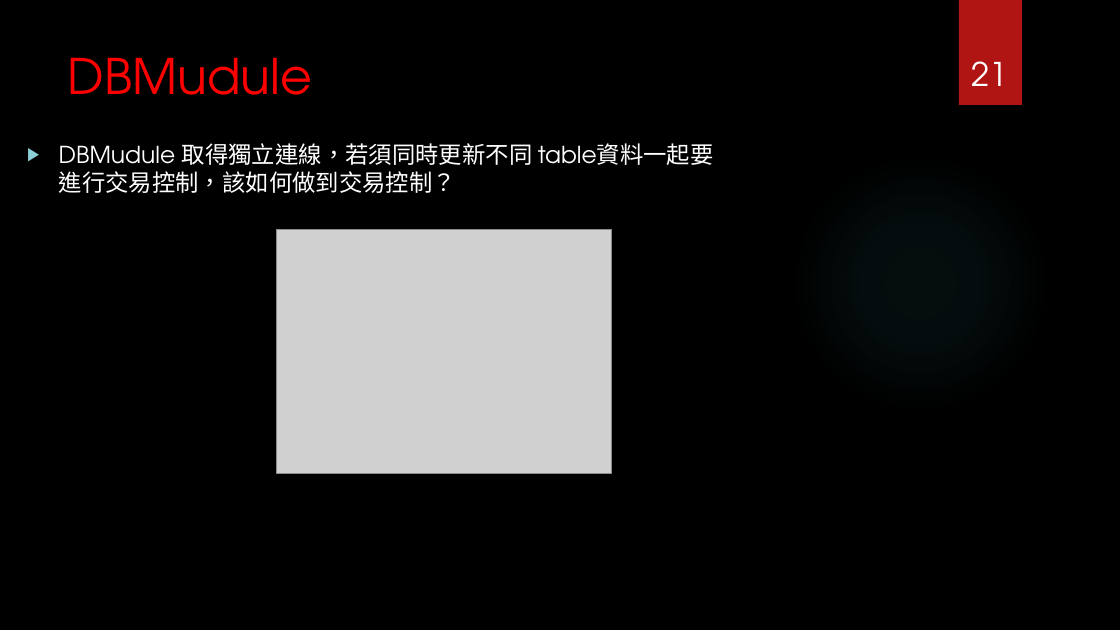
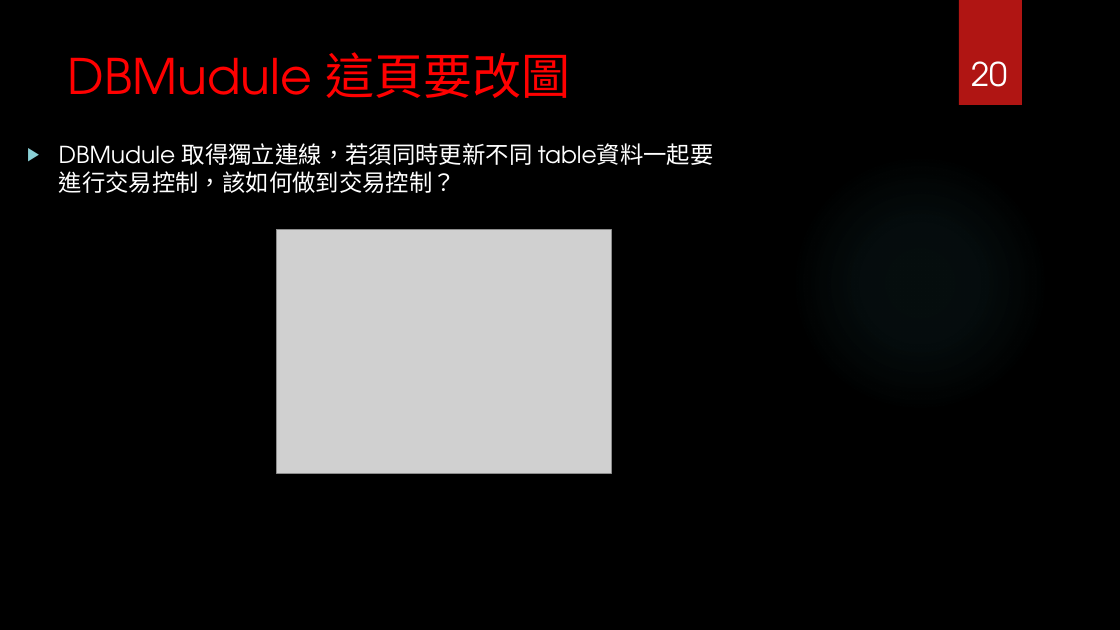
Before and after one commit to Szying/Js_Tools, a slide deck: slide 20 of 補充報告.pptx (slide 21 before the commit). Drawn at 1120x630 pixels with LibreOffice and Linux fonts; fonts in the diff are those of the drawing; grey boxes stand for pictures; background and template pictures are left out. Boxes give left, top, right and bottom in pixels: in the first picture for what was removed or moved away, otherwise in the second. Text is boxed around its words. In the diff, an @@ line names an element or a change of style, - is before the commit and + after.

```diff
--- a/補充報告.pptx
+++ b/補充報告.pptx
@@ title at (68,52,571,98): text changed @@
-DBMudule
+DBMudule 這頁要改圖
@@ page number at (971,61,1007,87): text changed @@
-21
+20
```
Also in this commit, not shown: 17 other slides changed, 1 slide added, 6 slides removed.
